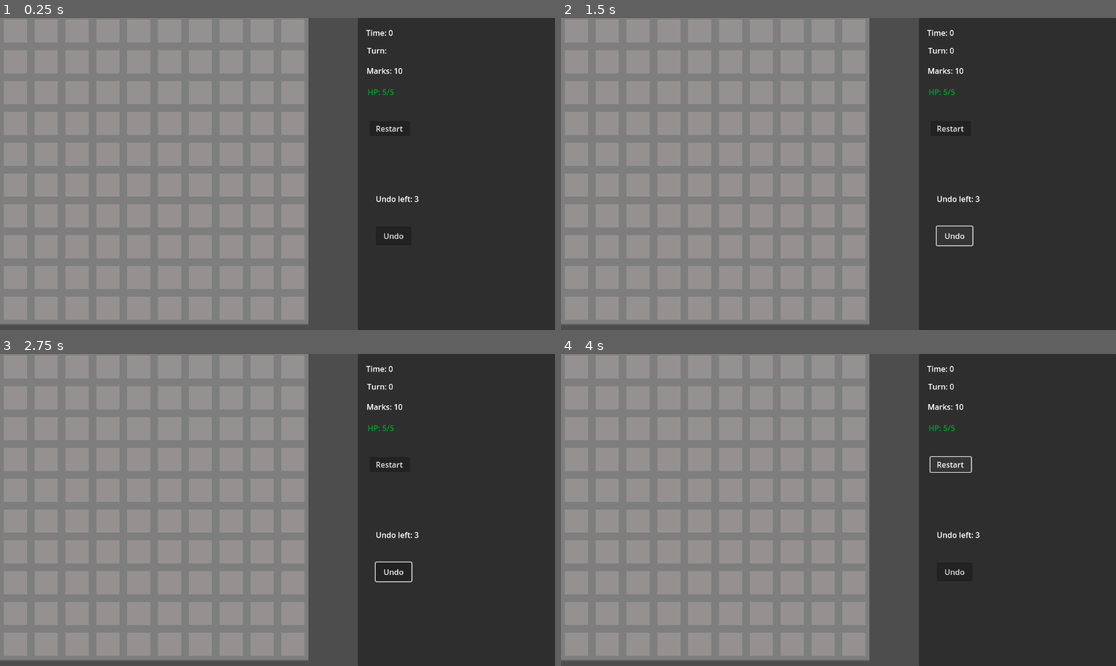
Above: before the commit, frames 1-4 (two rows, left to right).
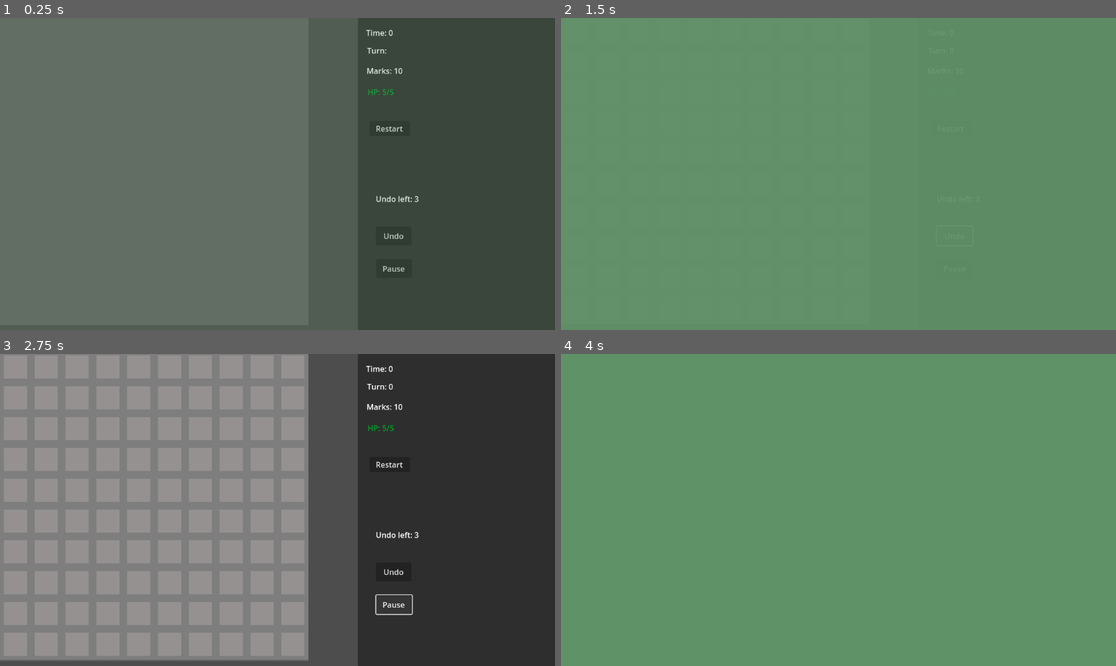
Above: after the commit, the same moments.

Repository: RevanVI/Minesweeper
Game: Godot game, scene res://scenes/minesweep_prototype.tscn
The game is run twice, just before and just after one commit, with the same random seed, the same clock (stepped at 60 frames per second) and the same inputs.
Inputs (mouse positions are in pixels of both pictures, inside the frame that each line leads up to):
- Up to frame 1 (0.25 s): no input
- Up to frame 2 (1.5 s): click "Restart" at 0.5 s; click "Undo" at 1.25 s
- Up to frame 3 (2.75 s): click (394, 603) at 2 s, where only the run after the commit has a clickable "Pause"
- Up to frame 4 (4 s): click "Restart" at 2.75 s; click "Restart" at 3.5 s

The runs differ from the first frame. In frame 1, 55% of the frame differs, in the area x 0-76%, y 0-98%; in frame 2, 100%; in frame 3, 0.2%; in frame 4, 100%, in the area x 0-100%, y 0-100%.

Commit message:
Transitions - simple fade animation for level changes Pause button Map generation improvements (variable map size)

Diff:
--- a/project.godot
+++ b/project.godot
@@ -14,6 +14,10 @@
 run/main_scene="uid://ccosysrpa6d3f"
 config/features=PackedStringArray("4.4", "Mobile")
 config/icon="res://icon.svg"
+
+[autoload]
+
+Transition="*res://scenes/gui/transition.tscn"
 
 [input]
 
--- /dev/null
+++ b/scenes/gui/transition.tscn
@@ -0,0 +1,69 @@
+[gd_scene load_steps=5 format=3 uid="uid://c5tedcgde6in8"]
+
+[ext_resource type="Script" uid="uid://w6oait6484k3" path="res://scripts/gui/transition.gd" id="1_k88mq"]
+
+[sub_resource type="Animation" id="Animation_k88mq"]
+length = 0.001
+tracks/0/type = "value"
+tracks/0/imported = false
+tracks/0/enabled = true
+tracks/0/path = NodePath(".:modulate")
+tracks/0/interp = 1
+tracks/0/loop_wrap = true
+tracks/0/keys = {
+"times": PackedFloat32Array(0),
+"transitions": PackedFloat32Array(1),
+"update": 0,
+"values": [Color(1, 1, 1, 0)]
+}
+
+[sub_resource type="Animation" id="Animation_j5yq2"]
+resource_name = "transition_fade"
+length = 1.2
+tracks/0/type = "value"
+tracks/0/imported = false
+tracks/0/enabled = true
+tracks/0/path = NodePath(".:modulate")
+tracks/0/interp = 1
+tracks/0/loop_wrap = true
+tracks/0/keys = {
+"times": PackedFloat32Array(0, 1, 1.2),
+"transitions": PackedFloat32Array(1, 1, 1),
+"update": 0,
+"values": [Color(1, 1, 1, 0), Color(1, 1, 1, 1), Color(1, 1, 1, 1)]
+}
+
+[sub_resource type="AnimationLibrary" id="AnimationLibrary_k88mq"]
+_data = {
+&"RESET": SubResource("Animation_k88mq"),
+&"transition_fade": SubResource("Animation_j5yq2")
+}
+
+[node name="Transition" type="CanvasLayer"]
+layer = 10
+script = ExtResource("1_k88mq")
+
+[node name="Control" type="Control" parent="."]
+layout_mode = 3
+anchors_preset = 15
+anchor_right = 1.0
+anchor_bottom = 1.0
+grow_horizontal = 2
+grow_vertical = 2
+mouse_filter = 2
+
+[node name="ColorRect" type="ColorRect" parent="Control"]
+modulate = Color(1, 1, 1, 0)
+layout_mode = 1
+anchors_preset = 15
+anchor_right = 1.0
+anchor_bottom = 1.0
+grow_horizontal = 2
+grow_vertical = 2
+mouse_filter = 2
+color = Color(0.376705, 0.571529, 0.404009, 1)
+
+[node name="AnimationPlayer" type="AnimationPlayer" parent="Control/ColorRect"]
+libraries = {
+&"": SubResource("AnimationLibrary_k88mq")
+}
--- a/scenes/minesweep_prototype.tscn
+++ b/scenes/minesweep_prototype.tscn
@@ -20,6 +20,8 @@
 enemies = Dictionary[PackedScene, int]({
 ExtResource("5_x2wux"): 10
 })
+map_x = Vector2i(10, 10)
+map_y = Vector2i(10, 10)
 metadata/_custom_type_script = "uid://diqmvisuttd5h"
 
 [sub_resource type="Resource" id="Resource_7tfgl"]
@@ -28,6 +30,8 @@
 enemies = Dictionary[PackedScene, int]({
 ExtResource("6_e5u5o"): 10
 })
+map_x = Vector2i(7, 10)
+map_y = Vector2i(7, 10)
 metadata/_custom_type_script = "uid://diqmvisuttd5h"
 
 [sub_resource type="FastNoiseLite" id="FastNoiseLite_xgl0c"]
@@ -159,6 +163,14 @@
 offset_right = 59.96
 offset_bottom = 165.0
 text = "HP: "
+
+[node name="PauseButton" type="Button" parent="CanvasLayer/Control/Panel"]
+layout_mode = 0
+offset_left = 37.96
+offset_top = 501.0
+offset_right = 111.96
+offset_bottom = 540.0
+text = "Pause"
 
 [node name="Control2" type="Control" parent="CanvasLayer"]
 layout_mode = 3
@@ -301,12 +313,15 @@
 grow_vertical = 2
 text = "undo"
 
+[connection signal="paused" from="GameManager" to="CanvasLayer/Control" method="_on_game_manager_paused"]
+[connection signal="unpaused" from="GameManager" to="CanvasLayer/Control" method="_on_game_manager_unpaused"]
 [connection signal="undo_ended" from="GameManager/TurnQueue" to="CanvasLayer/Control2/UndoTex" method="stop_anim"]
 [connection signal="undo_started" from="GameManager/TurnQueue" to="CanvasLayer/Control2/UndoTex" method="start_anim"]
 [connection signal="damaged" from="Character" to="CanvasLayer/Control2/DamageTex" method="_on_character_damaged"]
 [connection signal="timeout" from="BattleTimer" to="GameManager" method="_on_battle_timer_timeout"]
 [connection signal="pressed" from="CanvasLayer/Control/Panel/Button" to="CanvasLayer/Control" method="_on_button_pressed"]
 [connection signal="pressed" from="CanvasLayer/Control/Panel/UndoButton" to="CanvasLayer/Control" method="_on_undo_button_pressed"]
+[connection signal="pressed" from="CanvasLayer/Control/Panel/PauseButton" to="CanvasLayer/Control" method="_on_pause_button_pressed"]
 [connection signal="pressed" from="CanvasLayer/GameLoop/WinPanel/next_level_btn" to="CanvasLayer/GameLoop" method="_on_next_level_btn_pressed"]
 [connection signal="pressed" from="CanvasLayer/GameLoop/LoosePanel/restart_btn" to="CanvasLayer/GameLoop" method="_on_restart_btn_pressed"]
 [connection signal="pressed" from="CanvasLayer/GameLoop/LoosePanel/undo_btn" to="CanvasLayer/GameLoop" method="_on_undo_btn_pressed"]
--- a/scripts/game_logic/game_manager.gd
+++ b/scripts/game_logic/game_manager.gd
@@ -9,6 +9,8 @@
 signal battle_time_changed(battle_time: int)
 signal level_completed()
 signal level_lost(undo_count: int)
+signal paused()
+signal unpaused()
 
 
 enum GameState {
@@ -18,8 +20,6 @@
 	PAUSE = 3,
 }
 
-
-@export var map_size: Vector2i = Vector2i(10, 10)
 @export var levels: Array[LevelInfo]
 
 
@@ -29,6 +29,8 @@
 var undo_count: int = 3
 var battle_time: int = 0
 var game_state: GameState
+var _prev_game_state: GameState
+var _game_state_changing: bool = false
 
 
 @onready var map: Map = $"../Map"
@@ -40,22 +42,22 @@
 
 func _ready():
 	turn_queue.turn_changed.connect(_on_turn_end)
-	map.size = map_size
 	map.cell_marked.connect(_on_cell_marked)
 	map.cell_opened.connect(_on_cell_opened)
 	character.died.connect(_on_character_died)
-	restart()
+	restart_game()
 
 
 func _unhandled_input(event: InputEvent) -> void:
-	if game_state == GameState.GAME_OVER || turn_queue.is_turn_processing:
+	if game_state == GameState.GAME_OVER \
+		|| game_state == GameState.PAUSE \
+		|| turn_queue.is_turn_processing:
 		return
 
 	if event.is_action_pressed("LeftMouseButton"):
 		if map.get_cells_total() == map.get_closed_cells_count():
-			map_generator.map_size = map_size
 			var cell_pos = map.get_cell_pos(event.global_position)
-			map_generator.generate_map(map, cell_pos)
+			map_generator.fill_map(map, cell_pos)
 			change_game_state(GameState.BATTLE)
 			battle_timer.start()
 
@@ -66,37 +68,73 @@
 		map.mark_cell_global_position(event.global_position)
 
 
-func start_level() -> void:
-	map.reset_board()
-	map.reset_cells()
-	turn_queue.reset()
+func start_next_level() -> void:
+	current_level += 1
+	var callback = Callable(self, "prepare_level")
+	Transition.play_transition_in(callback)
+	await Transition.fade_out_completed
+	change_game_state(GameState.START)
+
+
+func prepare_level() -> void:
 	var level = min(current_level, levels.size() - 1)
 	enemies_count = levels[level].get_enemy_count()
+	map_generator.set_enemies_info(levels[level].enemies)
+	map_generator.set_map_data(levels[level].map_x, levels[level].map_y)
+	map_generator.generate_empty_map(map)
+
+	turn_queue.reset()
 	mark_count = enemies_count
 	mark_count_changed.emit(mark_count)
-	map_generator.set_enemies_info(levels[level].enemies)
+
+
+func restart_game() -> void:
+	print("Restart game")
+	var callback = Callable(self, "prepare_game")
+	Transition.play_transition_in(callback)
+	await Transition.fade_out_completed
+
 	change_game_state(GameState.START)
 
 
-func restart() -> void:
-	map.reset_board()
-	map.reset_cells()
-	mark_count = enemies_count
-	mark_count_changed.emit(mark_count)
+func prepare_game() -> void:
 	battle_timer.stop()
 	battle_time = 0
 	battle_time_changed.emit(battle_time)
 	undo_count = 3
 	undo_count_changed.emit(undo_count)
-	turn_queue.reset()
+	character.reset()
 	current_level = 0
-	start_level()
+	prepare_level()
 
 
 func change_game_state(new_state: GameState) -> void:
+	if game_state == new_state:
+		print("Already in state " + str(new_state))
+		return
+
+	if _game_state_changing:
+		print("Try to break game state change")
+		return
+
+	_game_state_changing = true
+
+	if game_state == GameState.PAUSE:
+		map.start_show()
+		await get_tree().create_timer(0.2).timeout
+		battle_timer.paused = false
+		unpaused.emit()
+
+	if new_state == GameState.PAUSE:
+		battle_timer.paused = true
+		map.start_hide()
+		paused.emit()
+
+	_prev_game_state = game_state
 	game_state = new_state
 	game_state_changed.emit(game_state)
 	print("State changed. New state: " + str(new_state))
+	_game_state_changing = false
 
 
 func revert_game_over() -> void:
@@ -117,7 +155,6 @@
 
 	print("Level " + str(current_level) + " completed")
 	level_completed.emit()
-	current_level += 1
 
 
 func _on_battle_timer_timeout() -> void:
@@ -153,8 +190,16 @@
 	level_lost.emit()
 
 
+func pause() -> void:
+	if game_state == GameState.PAUSE:
+		change_game_state(_prev_game_state)
+	else:
+		change_game_state(GameState.PAUSE)
+
+
 func undo() -> void:
-	if undo_count > 0 && turn_queue.is_undo_possible():
+	if game_state == GameState.BATTLE \
+		&& undo_count > 0 && turn_queue.is_undo_possible():
 		undo_count -= 1
 		undo_count_changed.emit(undo_count)
 		turn_queue.undo(1)
--- a/scripts/game_logic/level_info.gd
+++ b/scripts/game_logic/level_info.gd
@@ -3,6 +3,9 @@
 
 @export var title: String
 @export var enemies: Dictionary[PackedScene, int]
+@export var map_x: Vector2i = Vector2i(10, 10)
+@export var map_y: Vector2i = Vector2i(10, 10)
+
 
 func get_enemy_count() -> int:
 	var count = 0
--- a/scripts/game_logic/map.gd
+++ b/scripts/game_logic/map.gd
@@ -33,12 +33,14 @@
 
 
 func reset_cells() -> void:
+	cells.clear()
 	for x in range(size.x):
 		for y in range(size.y):
 			cells.set_cell(Vector2i(x,y), 0, cell_tile)
 
 
 func reset_board() -> void:
+	board.clear()
 	for x in range(size.x):
 		for y in range(size.y):
 			board.set_cell(Vector2i(x,y), 0, empty_tiles[0])
@@ -195,3 +197,19 @@
 		return CellType.EMPTY
 	else:
 		return CellType.ENEMY
+
+
+func start_hide() -> void:
+	var final_color = modulate
+	final_color.a = 0
+	var tween = create_tween()
+	tween.tween_property(self, "modulate", final_color, 0.2)
+	tween.play()
+
+
+func start_show() -> void:
+	var final_color = modulate
+	final_color.a = 1
+	var tween = create_tween()
+	tween.tween_property(self, "modulate", final_color, 0.2)
+	tween.play()
--- a/scripts/game_logic/map_generator.gd
+++ b/scripts/game_logic/map_generator.gd
@@ -12,15 +12,24 @@
 	enemies_info = data
 
 
-func generate_map(map_ref: Map, start_pos: Vector2i) -> void:
+func set_map_data(map_x_limits: Vector2i, map_y_limits: Vector2i) -> void:
+	var x = randi_range(map_x_limits[0], map_x_limits[1])
+	var y = randi_range(map_y_limits[0], map_y_limits[1])
+	map_size = Vector2i(x, y)
+
+
+func generate_empty_map(map_ref: Map) -> void:
 	map = map_ref
-	if map.is_pos_on_board(start_pos) == false:
-		return
 	map.size = map_size
 	map.reset_board()
 	map.reset_cells()
 
-	#build scene collection of enemies
+
+func fill_map(map_ref: Map, start_pos: Vector2i) -> void:
+	map = map_ref
+	if map.is_pos_on_board(start_pos) == false:
+		return
+
 	_enemy_id.clear()
 	var enemy_scene_collection = map.board.tile_set\
 		.get_source(map.ENEMY_COLLECTION_ID) \
--- a/scripts/gui/battle.gd
+++ b/scripts/gui/battle.gd
@@ -15,6 +15,7 @@
 @onready var undo_label: Label = $Panel/UndoLabel
 @onready var undo_button: Button = $Panel/UndoButton
 @onready var hp_label: Label = $Panel/HpLabel
+@onready var pause_button: Button = $Panel/PauseButton
 
 
 func _ready() -> void:
@@ -58,8 +59,20 @@
 
 
 func _on_button_pressed() -> void:
-	game_manager.restart()
+	game_manager.restart_game()
 
 
 func _on_undo_button_pressed() -> void:
 	game_manager.undo()
+
+
+func _on_pause_button_pressed() -> void:
+	game_manager.pause()
+
+
+func _on_game_manager_paused() -> void:
+	undo_button.disabled = true
+
+
+func _on_game_manager_unpaused() -> void:
+	undo_button.disabled = false
--- a/scripts/gui/end_game.gd
+++ b/scripts/gui/end_game.gd
@@ -30,13 +30,13 @@
 
 
 func _on_next_level_btn_pressed() -> void:
-	game_manager.call_deferred("start_level")
+	game_manager.call_deferred("start_next_level")
 	win_panel.visible = false
 	win_panel.mouse_filter = Control.MOUSE_FILTER_IGNORE
 
 
 func _on_restart_btn_pressed() -> void:
-	game_manager.call_deferred("restart")
+	game_manager.call_deferred("restart_game")
 	loose_panel.visible = false
 	loose_panel.mouse_filter = Control.MOUSE_FILTER_IGNORE
 
--- /dev/null
+++ b/scripts/gui/transition.gd
@@ -0,0 +1,26 @@
+class_name TransitionAnim
+extends CanvasLayer
+
+
+signal fade_in_completed()
+signal fade_out_completed()
+
+
+@onready var animation_player: AnimationPlayer = $Control/ColorRect/AnimationPlayer
+
+
+func play_transition_in(callback: Callable) -> void:
+	print("Play transition in")
+	animation_player.play('transition_fade')
+	await animation_player.animation_finished
+	fade_in_completed.emit()
+	if callback.is_null() == false:
+		callback.call()
+	play_transition_out()
+
+
+func play_transition_out() -> void:
+	print("Play transition out")
+	animation_player.play_backwards('transition_fade')
+	await animation_player.animation_finished
+	fade_out_completed.emit()
Not shown, added: scripts/gui/transition.gd.uid
